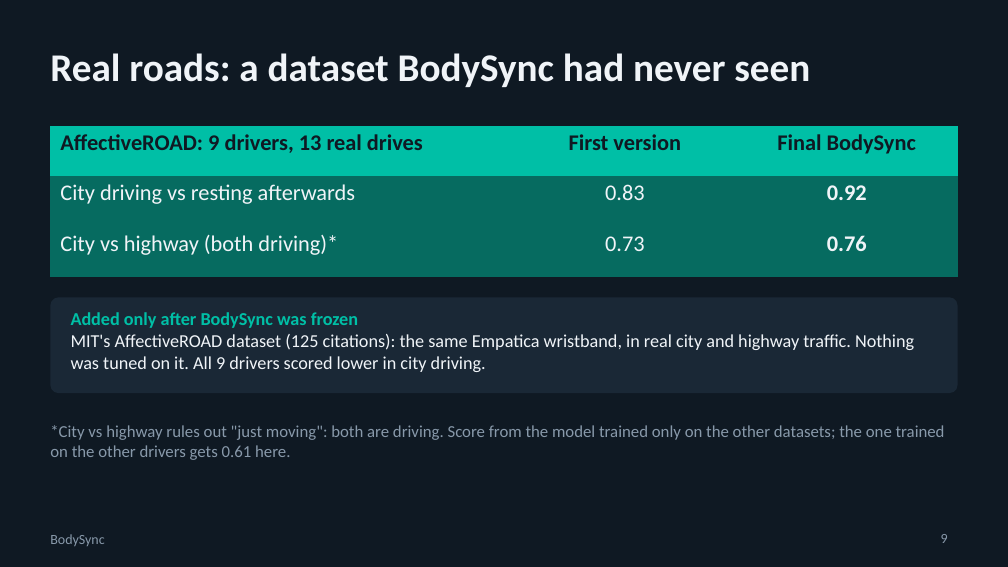
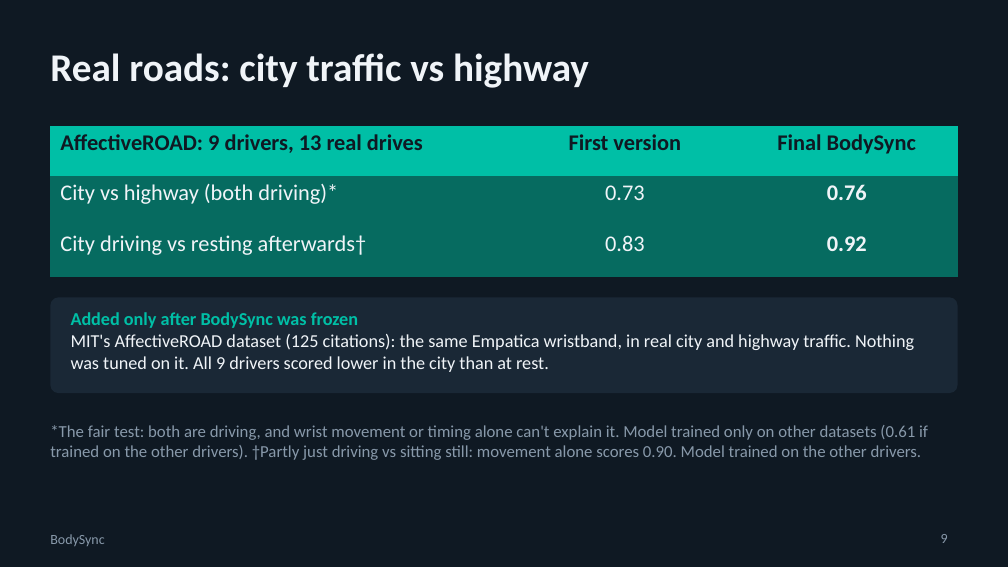
Before and after one commit to swaylakh/bodysync, a slide deck: slide 9 of docs/slides/BodySync_Final.pptx. Drawn at 1008x567 pixels with LibreOffice and Linux fonts; fonts in the diff are those of the drawing. Boxes give left, top, right and bottom in pixels: in the first picture for what was removed or moved away, otherwise in the second. Text is boxed around its words. In the diff, an @@ line names an element or a change of style, - is before the commit and + after.

```diff
--- a/docs/slides/BodySync_Final.pptx
+++ b/docs/slides/BodySync_Final.pptx
@@ title at [50, 53, 589, 88]: text changed @@
-Real roads: a dataset BodySync had never seen
+Real roads: city traffic vs highway
@@ table at [50, 126, 958, 259] @@
-row 2: City driving vs resting afterwards | 0.83 | 0.92
+row 3: City driving vs resting afterwards† | 0.83 | 0.92
@@ text at [71, 334, 914, 372]: text changed @@
-MIT's AffectiveROAD dataset (125 citations): the same Empatica wristband, in real city and highway traffic. Nothing was tuned on it. All 9 drivers scored lower in city driving.
+MIT's AffectiveROAD dataset (125 citations): the same Empatica wristband, in real city and highway traffic. Nothing was tuned on it. All 9 drivers scored lower in the city than at rest.
@@ text at [50, 425, 928, 460]: text changed @@
-*City vs highway rules out "just moving": both are driving. Score from the model trained only on the other datasets; the one trained on the other drivers gets 0.61 here.
+*The fair test: both are driving, and wrist movement or timing alone can't explain it. Model trained only on other datasets (0.61 if trained on the other drivers). †Partly just driving vs sitting still: movement alone scores 0.90. Model trained on the other drivers.
```
Also in this commit, not shown: 5 other slides changed, 14 other files.
